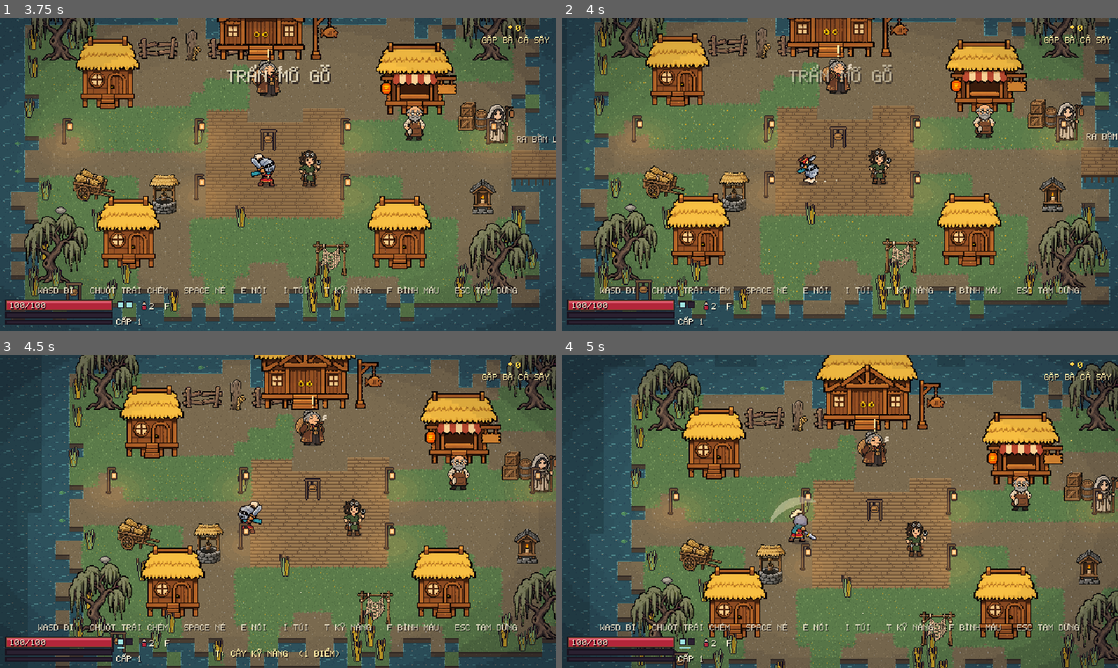
Above: before the commit, frames 1-4 (two rows, left to right).
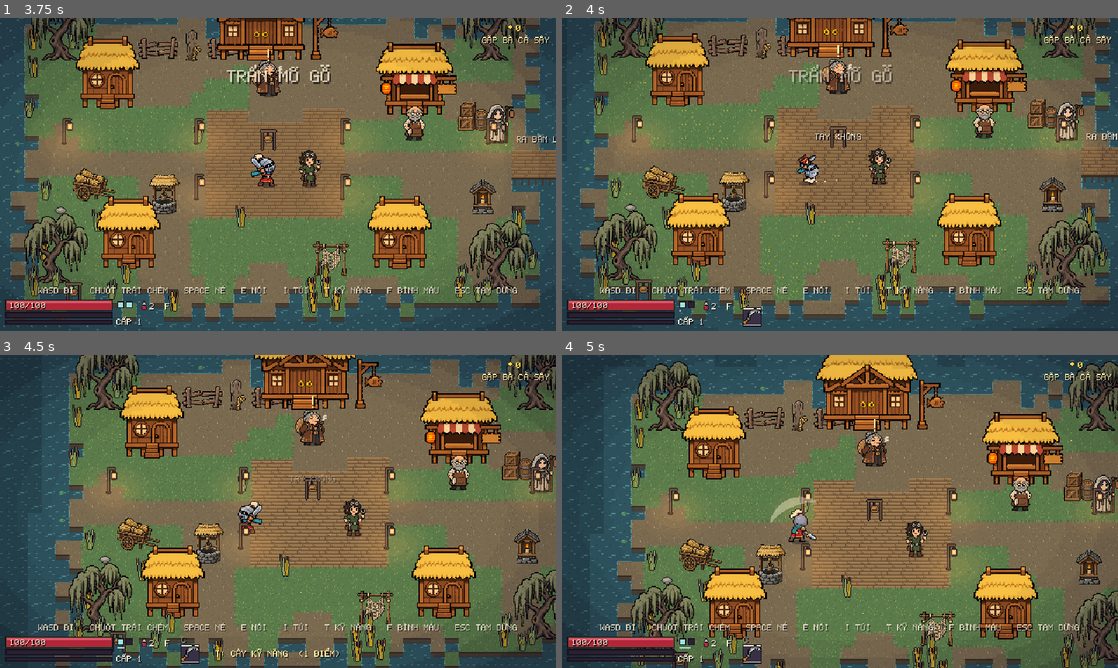
Above: after the commit, the same moments.

Repository: thaianh20021/game
Game: Godot game, scene res://main.tscn
Two runs of this game, one before a commit and one after it. Both use one fixed random seed, a clock stepped at 60 frames per second and the inputs below.
Inputs (mouse positions are in pixels of both pictures, inside the frame that each line leads up to):
- Up to frame 1 (3.75 s): tap Enter at 0.5, 2, 3.5 s; move the mouse to (400, 158) at 0.52 s; hold D 0.53-1.25 s; hold C 0.53-1.25 s; click (400, 158) at 0.67 s; tap Space at 0.77, 1.25, 2.75 s; drag from (166, 190) to (250, 237) at 1.27 s; move the mouse to (333, 105) at 2.02 s; hold D 2.03-2.75 s; hold J 2.03-2.75 s; click (333, 105) at 2.17 s; tap C at 2.3 s; drag from (250, 237) to (111, 127) at 2.77 s; move the mouse to (444, 221) at 3.52 s; hold A from 3.53 s (still down); hold 1 from 3.53 s (still down); click (444, 221) at 3.67 s
- Up to frame 2 (4 s): keep holding A; keep holding 1; tap Space at 3.77 s; tap C at 3.8 s
- Up to frame 3 (4.5 s): release A at 4.25 s; release 1 at 4.25 s; drag from (111, 464) to (194, 433) at 4.27 s
- Up to frame 4 (5 s): no input

Frame 1 is identical in both runs. In frame 2, 0.3% of the frame differs, in the area x 32-54%, y 36-99%; in frame 3, 0.3%, in the area x 32-61%, y 38-99%; in frame 4, 0.2%.

Commit message:
Dư Vang: two weapon sets, each with its own five skills
Idea from Soul Knight Prequel: carry two weapons, each keeping its own skill
bar, and swap with C (D-pad down, or the touch button). In the bag C swaps
too, which is how the second weapon is set up. Saved. All tests pass.

Co-Authored-By: Claude Opus 5.5 <noreply@anthropic.com>

Diff:
--- a/duvang/src/game.gd
+++ b/duvang/src/game.gd
@@ -35,7 +35,7 @@
 	[3 * F, F, 3 * F, 1.8, 42.0, 75.0, 110.0, 0.09, 3.0],
 	[3 * F, F, 4 * F, 2.4, 46.0, 100.0, 110.0, 0.10, 3.0],   # only with the Fourth Strike keystone
 ]
-const KEYS = ["atk", "dodge", "use", "inv", "potion", "buy", "opt1", "opt2", "s1", "s2", "s3", "s4", "s5", "s6", "ult", "tree", "reset", "filter", "menu", "tabn", "salv", "upg"]
+const KEYS = ["atk", "dodge", "use", "inv", "potion", "buy", "opt1", "opt2", "s1", "s2", "s3", "s4", "s5", "s6", "ult", "tree", "reset", "filter", "menu", "tabn", "salv", "upg", "swap"]
 
 # place
 var zone = {}
@@ -106,6 +106,8 @@
 var devices = []       # the Artificer's turrets, mines and bell machine
 var proto = ""         # the sixth skill slot (key 6) that the Prototype keystone opens
 var scrap = 0          # bronze slag from taken-apart items, spent to reforge
+var alt_weapon = null   # the second weapon set: its weapon and its own five skills
+var alt_bar = ["", "", "", "", ""]
 var pulses = []
 var opt = {"sfx": 100.0, "music": 100.0, "shake": 100.0, "flash": true, "nums": true, "full": false}
 var talk = {}
@@ -171,6 +173,8 @@
 	ult = ""
 	proto = ""
 	scrap = 0
+	alt_weapon = null
+	alt_bar = ["", "", "", "", ""]
 	tab = 0
 	lvl = 1
 	xp = 0
@@ -274,7 +278,7 @@
 	var f = FileAccess.open(D.SAVE_PATH, FileAccess.WRITE)
 	if f == null:
 		return
-	f.store_string(JSON.stringify({"v": 2, "lvl": lvl, "xp": xp …(181 unchanged characters)… second_m, "proto": proto, "scrap": scrap}))
+	f.store_string(JSON.stringify({"v": 2, "lvl": lvl, "xp": xp …(181 unchanged characters)… second_m, "proto": proto, "scrap": scrap, "alt_weapon": alt_weapon, "alt_bar": alt_bar}))
 
 func fix_item(it):
 	if it == null:
@@ -327,6 +331,12 @@
 	ult = d.get("ult", "")
 	proto = d.get("proto", "")
 	scrap = int(d.get("scrap", 0))
+	alt_weapon = fix_item(d.get("alt_weapon", null))
+	alt_bar = ["", "", "", "", ""]
+	var ab = d.get("alt_bar", [])
+	for i in mini(ab.size(), 5):
+		if tree.has(ab[i]):
+			alt_bar[i] = ab[i]
 	if not tree.has(proto):
 		proto = ""
 	tab = main_m
@@ -489,6 +499,8 @@
 			return Input.is_key_pressed(KEY_K) or Input.is_joy_button_pressed(0, JOY_BUTTON_DPAD_DOWN)
 		"upg":
 			return Input.is_key_pressed(KEY_U) or Input.is_joy_button_pressed(0, JOY_BUTTON_DPAD_LEFT)
+		"swap":
+			return Input.is_key_pressed(KEY_C) or Input.is_joy_button_pressed(0, JOY_BUTTON_DPAD_DOWN)
 		"tabn":
 			return Input.is_key_pressed(KEY_G) or Input.is_joy_button_pressed(0, JOY_BUTTON_DPAD_RIGHT)
 		"filter":
@@ -558,6 +570,8 @@
 	toasts = toasts.filter(func(q): return q.t > 0.0)
 	match mode:
 		"play":
+			if pressed("swap"):
+				swap_weapons()
 			# presses are buffered so one made during hit-stop or recovery is not lost
 			if pressed("dodge"):
 				buf = "dodge"
@@ -780,6 +794,7 @@
 	proto = ""
 	tree = {}
 	bar = ["", "", "", "", ""]
+	alt_bar = ["", "", "", "", ""]
 	recompute()
 	Sfx.play("clap", 0.8)
 
@@ -5392,3 +5407,20 @@
 				parts.append({"pos": p.pos + Vector2(randf_range(-10, 10), -2), "vel": Vector2(randf_range(-30, 30), -randf_range(10, 30)), "life": 0.3, "max": 0.3, "col": Color("8d7c5e"), "g": 160.0, "size": 2})
 		"throw":
 			parts.append({"pos": p.pos + p.aim * 10.0 + Vector2(0, -16), "vel": p.aim * 80.0, "life": 0.2, "max": 0.2, "col": IVORY, "g": 0.0, "size": 2})
+
+# ---------------------------------------------------------------- two weapon sets
+# The hero carries two weapons, each with its own five skills; C (D-pad down, or the touch button) swaps them.
+func swap_weapons() -> void:
+	if p.state == "atk" or p.state == "dash" or p.state == "aim" or t < p.get("swap_t", 0.0):
+		return
+	p.swap_t = t + 0.5
+	var w = eq.weapon
+	eq.weapon = alt_weapon
+	alt_weapon = w
+	var b = bar
+	bar = alt_bar
+	alt_bar = b
+	p.combo = 0
+	recompute()
+	nums.append({"pos": p.pos + Vector2(0, -52), "txt": eq.weapon.name if eq.weapon != null else "TAY KHÔNG", "life": 0.8, "col": IVORY})
+	Sfx.play("parry", 1.7)
--- a/duvang/src/touch.gd
+++ b/duvang/src/touch.gd
@@ -28,6 +28,7 @@
 		["ult", Vector2(w - 142, h - 98), 15.0, "R"],
 		["potion", Vector2(w - 176, h - 22), 13.0, ""],
 		["use", Vector2(w - 130, h - 140), 14.0, "E"],
+		["swap", Vector2(w - 176, h - 62), 13.0, "ĐỔI"],
 		["s6", Vector2(w - 16, h - 152), 13.0, "6"],
 		["menu", Vector2(w - 16, 40), 12.0, "II"],
 		["inv", Vector2(w - 16, 70), 12.0, "TÚI"],
--- a/duvang/src/ui.gd
+++ b/duvang/src/ui.gd
@@ -263,6 +263,9 @@
 		return
 	if g.shop and g.pressed("reset"):
 		g.sell_junk()
+	if not g.shop and g.pressed("swap"):
+		g.swap_weapons()
+		return
 	if g.shop and (g.pressed("salv") or g.pressed("upg")):
 		var cell = g.isel if g.inv_pad else cell_at(g, view, m)
 		if cell >= 0:
@@ -424,6 +427,12 @@
 	return Rect2(x0 + i * 25 + (8 if i == 5 else (16 if i == 6 else 0)), view.y - 27, 22, 22)
 
 static func skill_bar(g, view: Vector2) -> void:
+	if g.alt_weapon != null:
+		# the other weapon set, swapped in with C
+		var ar = slot_rect(view, 0)
+		ar.position.x -= 34
+		draw_item(g, ar, g.alt_weapon)
+		Txt.text(g, ar.position + Vector2(1, -9), "C", DIM)
 	if g.tree.is_empty():
 		if g.points_left() > 0 and g.mode == "play" and int(g.t * 2.0) % 2 == 0:
 			Txt.ctext(g, Vector2(view.x / 2.0, view.y - 20), "T: CÂY KỸ NĂNG  (%d ĐIỂM)" % g.points_left(), Color("ffe9a3"))
Not shown, changed: duvang/ROADMAP.md
